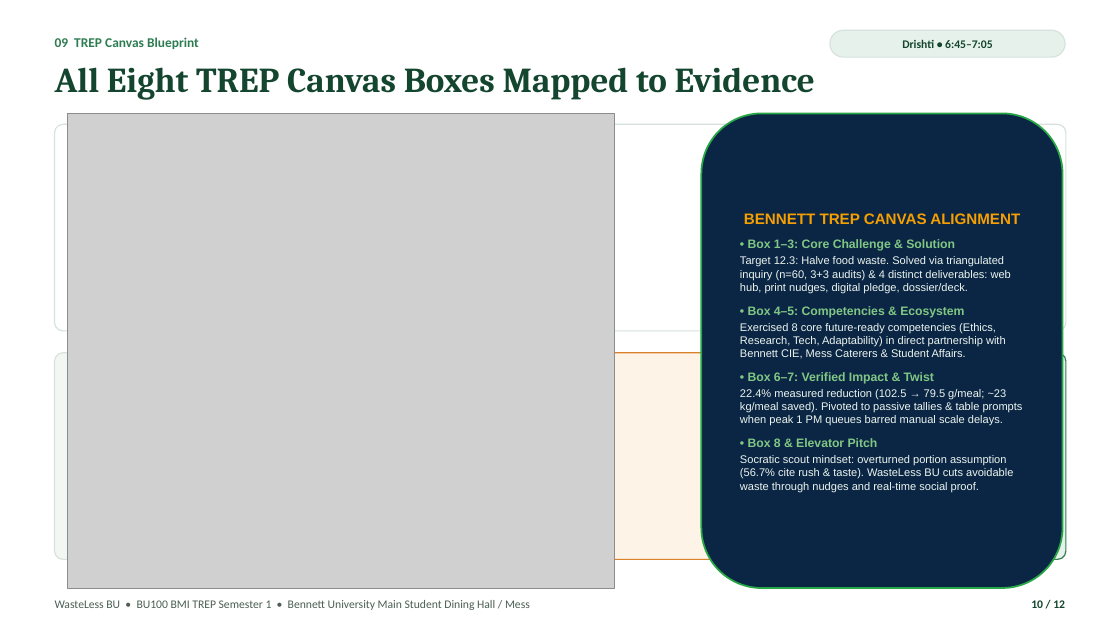
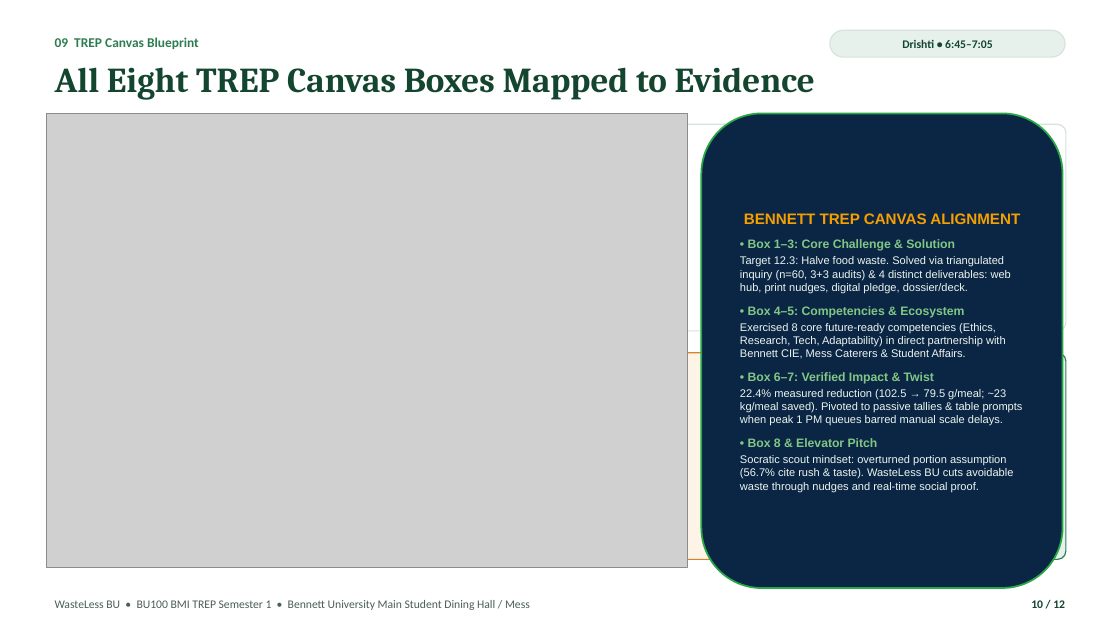
Before and after one commit to PRIYANSHVERMA-droid/wasteless-bu, a slide deck: slide 10 of WasteLess BU.pptx. Drawn at 1120x630 pixels with LibreOffice and Linux fonts; fonts in the diff are those of the drawing; grey boxes stand for pictures. Boxes give left, top, right and bottom in pixels: in the first picture for what was removed or moved away, otherwise in the second. Text is boxed around its words. In the diff, an @@ line names an element or a change of style, - is before the commit and + after.

Commit message:
fix: Match official Bennett University TREP Canvas template exactly across canvas.html, trep-canvas.png, PPTX deck, and DOCX dossier

```diff
--- a/WasteLess BU.pptx
+++ b/WasteLess BU.pptx
@@ picture: place and size @@
-picture at [67, 113, 614, 588]
+picture at [46, 113, 688, 567]
@@ rounded rectangle removed at [55, 124, 295, 331] @@
@@ rounded rectangle removed at [55, 353, 295, 560] @@
```
Also in this commit, not shown: 6 other files.
